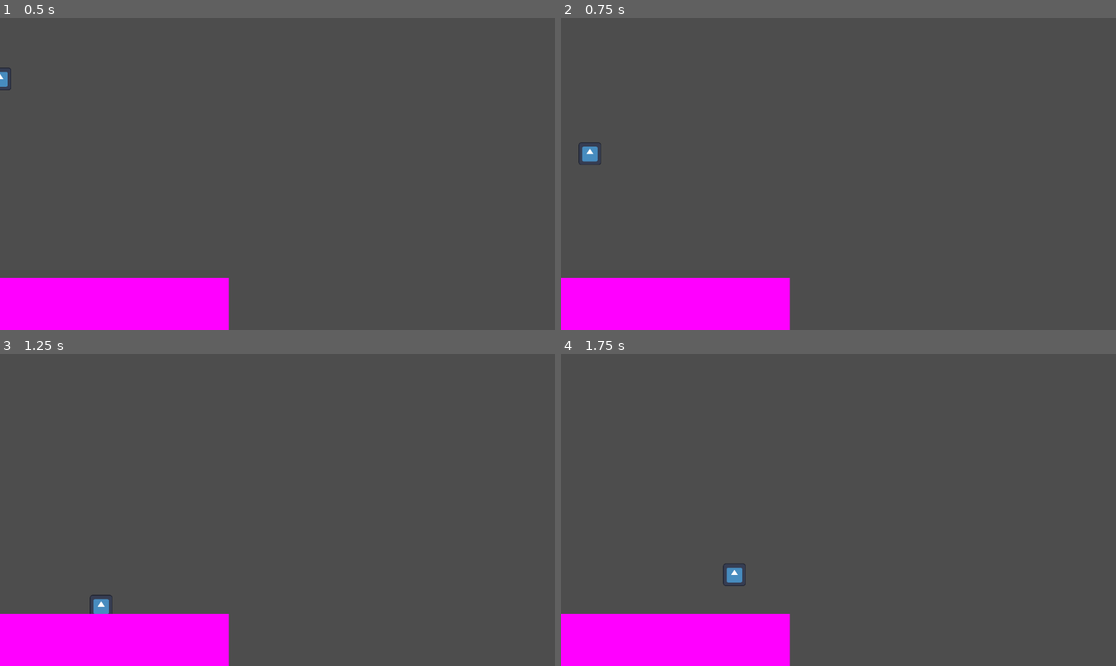
Above: before the commit, frames 1-4 (two rows, left to right).
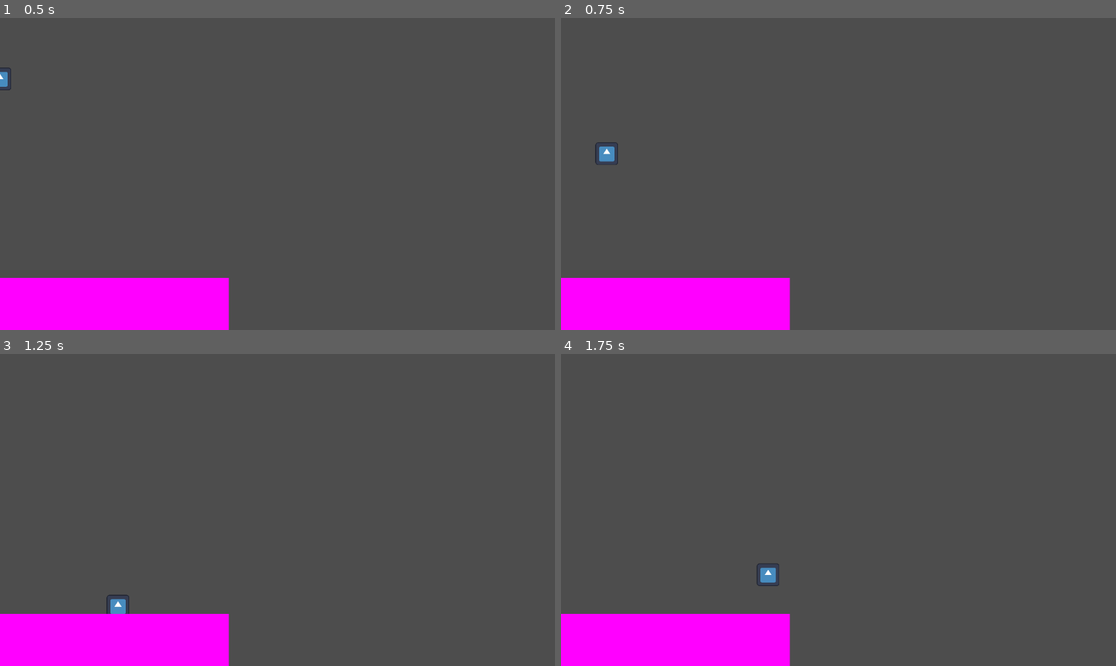
Above: after the commit, the same moments.

Repository: salamey19/washingshoujo
Game: Godot game, scene res://levels/test_level.tscn
The game is run twice, just before and just after one commit, with the same random seed, the same clock (stepped at 60 frames per second) and the same inputs. The engine's default icon, where the game draws it, is replaced by a stand-in: a white triangle on a blue panel in a dark square.
Inputs:
- Up to frame 1 (0.5 s): no input
- Up to frame 2 (0.75 s): tap Enter at 0.5 s; hold D (move_right) from 0.53 s (still down); tap Shift (dash) at 0.6 s
- Up to frame 3 (1.25 s): keep holding D (move_right); tap Space (jump) at 0.77 s
- Up to frame 4 (1.75 s): keep holding D (move_right); tap Shift (dash) at 1.35 s; tap Space (jump) at 1.52 s

Frame 1 is identical in both runs. In frame 2, 0.3% of the frame differs, in the area x 3-11%, y 39-47%; in frame 3, 0.3%; in frame 4, 0.4%, in the area x 29-40%, y 67-75%.

Commit message:
added in being on beat and a dash.

Diff:
--- a/components/player/player.gd
+++ b/components/player/player.gd
@@ -1,15 +1,55 @@
 extends CharacterBody2D
+
+
+#ideas balls act as charges up to 3
+#charges can block damage, but lose charge
+#charges can be used for abilities
 
 
 const SPEED = 300.0
 const JUMP_VELOCITY = -400.0
+const DASH_SPEED = 800
+@onready var animation_player: AnimationPlayer = $AnimationPlayer
 
 # Get the gravity from the project settings to be synced with RigidBody nodes.
 var gravity: int = ProjectSettings.get_setting("physics/2d/default_gravity")
 var is_on_beat : bool = true
+var beat_index : int = 0
+var current_index : int = 0
+
+func _ready() -> void:
+	BeatDirector.beat.connect(on_beat)
+	BeatDirector.play_song("peritune_scene_tragic")
+
+
+func on_beat(index) -> void:
+
+	if !(index % 3):
+		beat_index = index
+		#print(index)
+		is_on_beat = true
+		animation_player.play("player_on_beat")
+
 
 func _physics_process(delta: float) -> void:
 	# Add the gravity.
+	#print(beat_index)
+	#print(BeatDirector.get_beat_offset(beat_index))
+	if BeatDirector.get_beat_offset(beat_index) < .3:
+		is_on_beat = true
+		#print("early")
+		#print("bad")
+	elif BeatDirector.get_beat_offset(beat_index) >= .9:
+		is_on_beat = true
+		#print("delay")
+	else:
+		is_on_beat = false
+		#print("good")
+
+	if is_on_beat:
+		print("dash")
+	else:
+		print("noot")
 	if not is_on_floor():
 		velocity.y += gravity * delta
 
@@ -26,8 +66,10 @@
 	else:
 		velocity.x = move_toward(velocity.x, 0, SPEED)
 
-		#dash stuff, should be able to dash on every beat
+
+	#dash stuff, should be able to dash on every beat
 	if Input.is_action_just_pressed("dash") and is_on_beat:
-		velocity.x = direction * SPEED
+		print("dash")
+		velocity.x = direction * 3 * DASH_SPEED
 
 	move_and_slide()
--- a/components/player/player.tscn
+++ b/components/player/player.tscn
@@ -1,9 +1,46 @@
-[gd_scene load_steps=4 format=3 uid="uid://bgoiy1vdujhr"]
+[gd_scene load_steps=7 format=3 uid="uid://bgoiy1vdujhr"]
 
 [ext_resource type="Texture2D" uid="uid://cvbjbibja0uc5" path="res://icon.svg" id="1_1hn02"]
 [ext_resource type="Script" path="res://components/player/player.gd" id="1_vyv0g"]
 
 [sub_resource type="CapsuleShape2D" id="CapsuleShape2D_iew1x"]
+
+[sub_resource type="Animation" id="Animation_vmmv7"]
+length = 0.001
+tracks/0/type = "value"
+tracks/0/imported = false
+tracks/0/enabled = true
+tracks/0/path = NodePath("Sprite2D:skew")
+tracks/0/interp = 1
+tracks/0/loop_wrap = true
+tracks/0/keys = {
+"times": PackedFloat32Array(0),
+"transitions": PackedFloat32Array(1),
+"update": 0,
+"values": [0.0]
+}
+
+[sub_resource type="Animation" id="Animation_rm1v6"]
+resource_name = "player_on_beat"
+length = 0.2
+tracks/0/type = "value"
+tracks/0/imported = false
+tracks/0/enabled = true
+tracks/0/path = NodePath("Sprite2D:skew")
+tracks/0/interp = 1
+tracks/0/loop_wrap = true
+tracks/0/keys = {
+"times": PackedFloat32Array(0, 0.1, 0.2),
+"transitions": PackedFloat32Array(1, 1, 1),
+"update": 0,
+"values": [0.0, -0.418879, 0.0]
+}
+
+[sub_resource type="AnimationLibrary" id="AnimationLibrary_hysdy"]
+_data = {
+"RESET": SubResource("Animation_vmmv7"),
+"player_on_beat": SubResource("Animation_rm1v6")
+}
 
 [node name="Player" type="CharacterBody2D"]
 script = ExtResource("1_vyv0g")
@@ -15,3 +52,8 @@
 position = Vector2(9.53674e-07, 1.90735e-06)
 scale = Vector2(0.367188, 0.367188)
 texture = ExtResource("1_1hn02")
+
+[node name="AnimationPlayer" type="AnimationPlayer" parent="."]
+libraries = {
+"": SubResource("AnimationLibrary_hysdy")
+}
